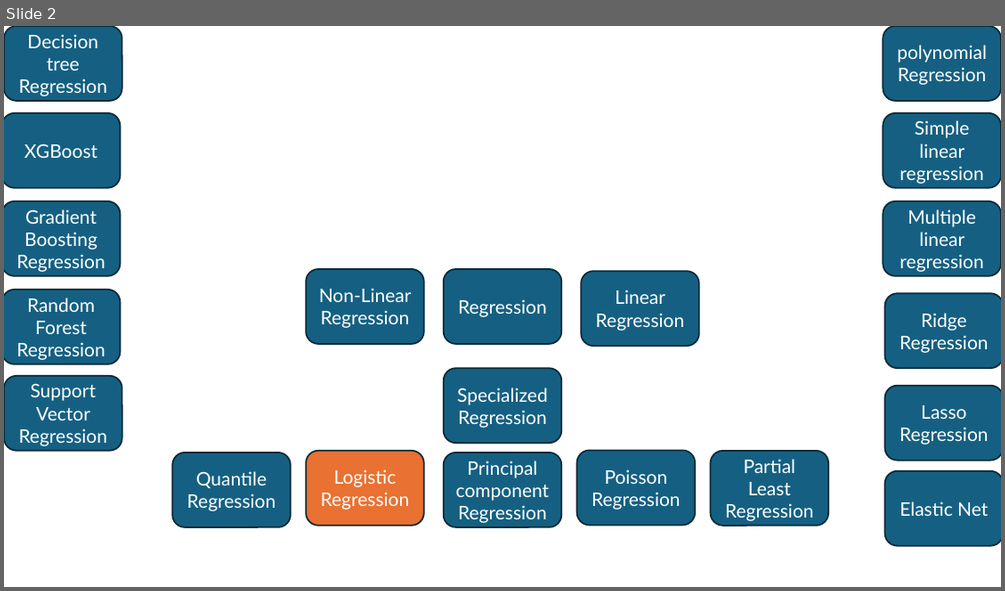
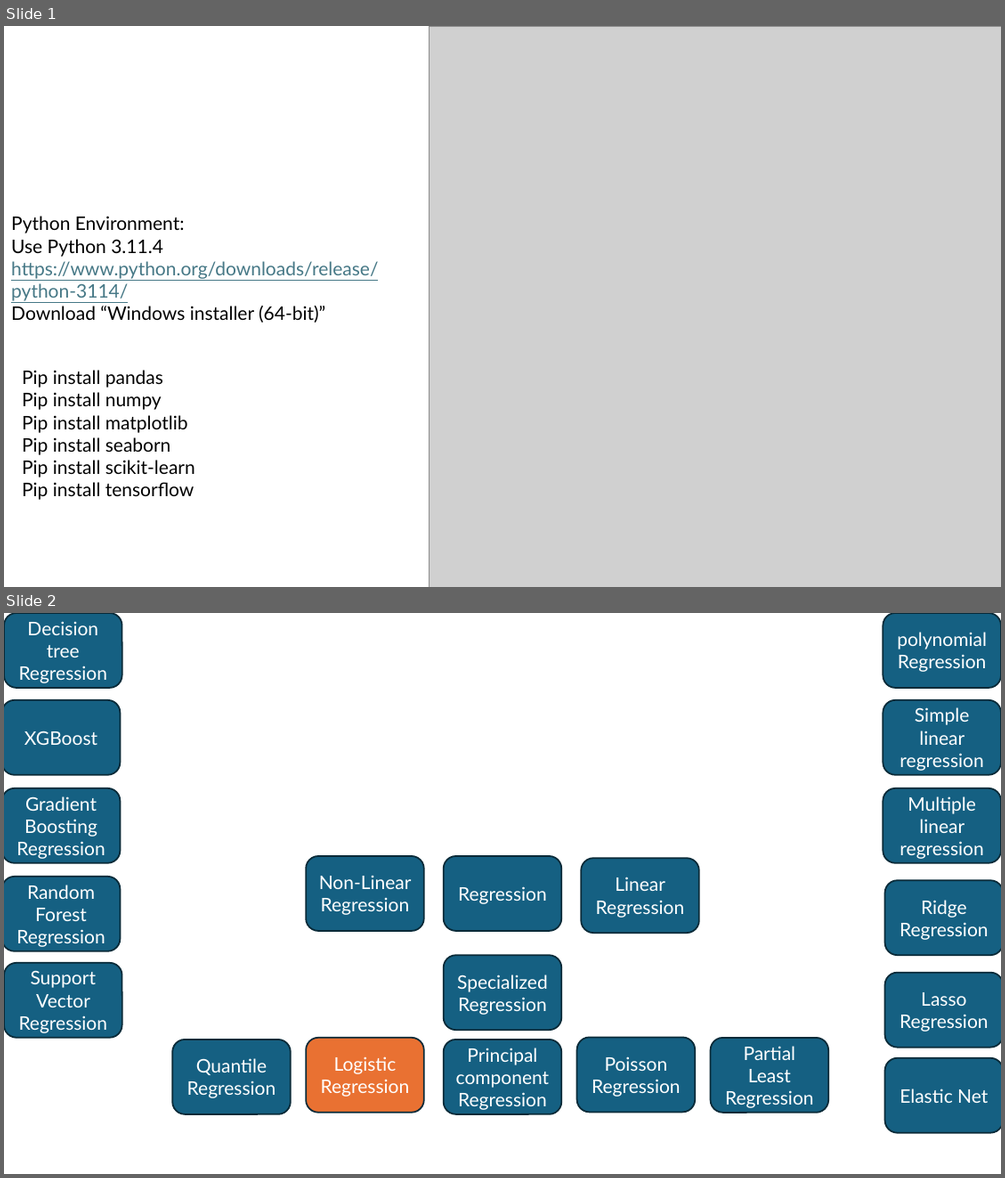
Before and after one commit to Hazim-HF/Machine-Learning, a slide deck: Machine Learning.pptx. Shown one above the other, each under a label of ours: slide 2 before the commit, slides 1 and 2 after it. The pictures are 1005x591 and 1005x1178 pixels, drawn with LibreOffice and Linux fonts; fonts in the diff are those of the drawing; grey boxes stand for pictures. Boxes give left, top, right and bottom in pixels: in the first picture for what was removed or moved away, otherwise in the second. Text is boxed around its words. In the diff, an @@ line names an element or a change of style, - is before the commit and + after.

```diff
--- a/Machine Learning.pptx
+++ b/Machine Learning.pptx
@@ slide 1 added at bbox=[4, 26, 1001, 587], background #FFFFFF @@
@@ picture added at bbox=[429, 26, 1001, 587] @@
@@ text added at bbox=[11, 216, 378, 322], 18 pt, text #000000 @@
+Python Environment:
+Use Python 3.11.4
+https://www.python.org/downloads/release/python-3114/
+Download “Windows installer (64-bit)”
@@ text added at bbox=[22, 370, 195, 499], 18 pt, text #000000 @@
+Pip install pandas
+Pip install numpy
+Pip install matplotlib
+Pip install seaborn
+Pip install scikit-learn
+Pip install tensorflow
```
Also in this commit, not shown: 1 other slide added, 1 slide removed, 24 other files.
